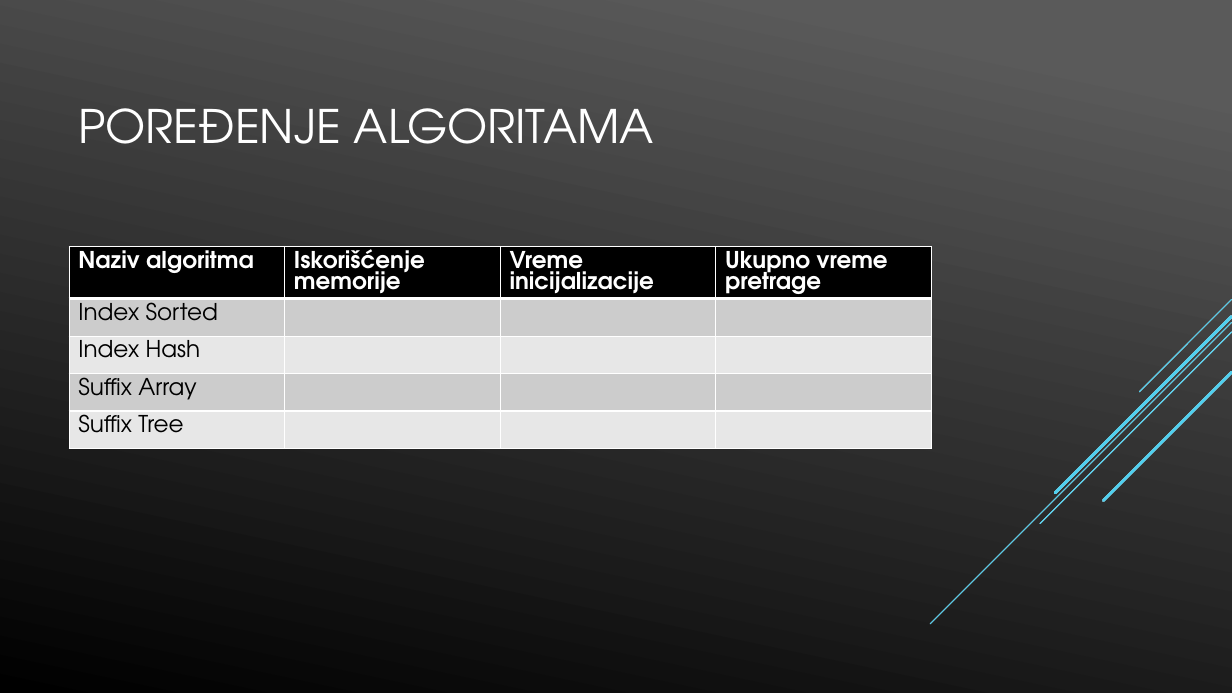
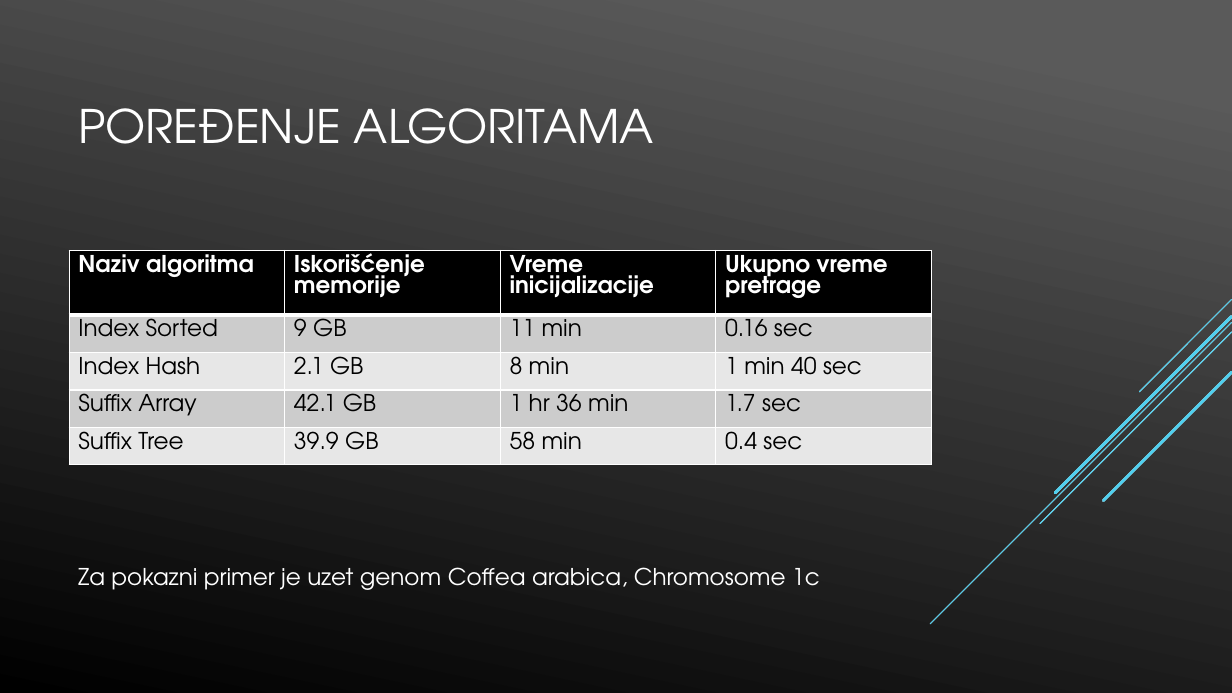
Before and after one commit to napoznata/GI_2019, a slide deck: slide 9 of Presentation/gi_presentation.pptx. Drawn at 1232x693 pixels with LibreOffice and Linux fonts; fonts in the diff are those of the drawing. Boxes give left, top, right and bottom in pixels: in the first picture for what was removed or moved away, otherwise in the second. Text is boxed around its words. In the diff, an @@ line names an element or a change of style, - is before the commit and + after.

Commit message:
inserted benchmark results for coffe arabica

```diff
--- a/Presentation/gi_presentation.pptx
+++ b/Presentation/gi_presentation.pptx
@@ table at (69,250,931,465) @@
-row 2: Index Sorted |  |  | 
+row 2: Index Sorted | 9 GB | 11 min | 0.16 sec
-row 3: Index Hash |  |  | 
+row 3: Index Hash | 2.1 GB | 8 min | 1 min 40 sec
-row 4: Suffix Array |  |  | 
+row 4: Suffix Array | 42.1 GB | 1 hr 36 min | 1.7 sec
-row 5: Suffix Tree |  |  | 
+row 5: Suffix Tree | 39.9 GB | 58 min | 0.4 sec
@@ text added at (78,567,820,590), 18 pt, text #FFFFFF @@
+Za pokazni primer je uzet genom Coffea arabica, Chromosome 1c
```
Also in this commit, not shown: 1 other file.
